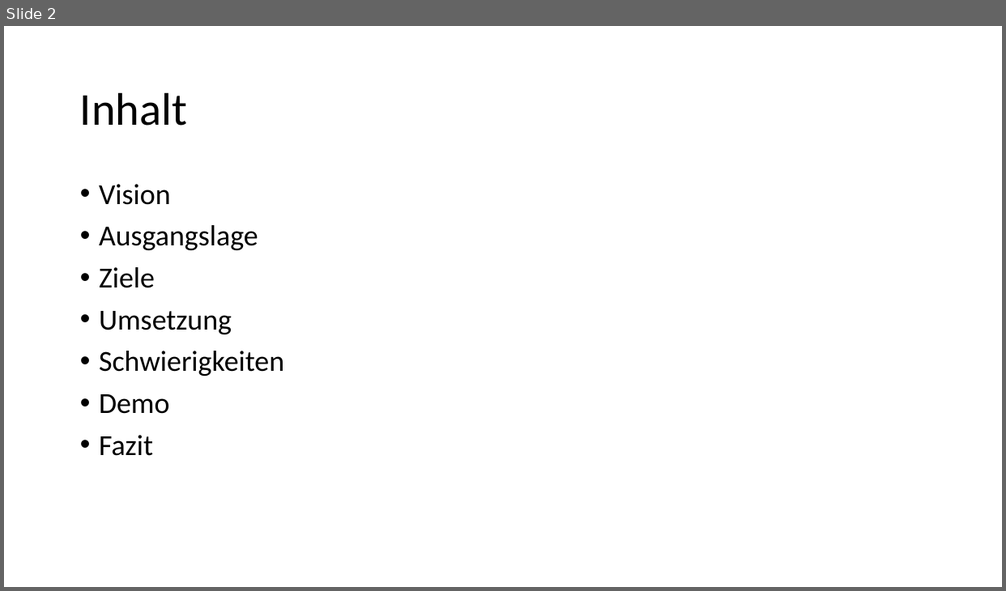
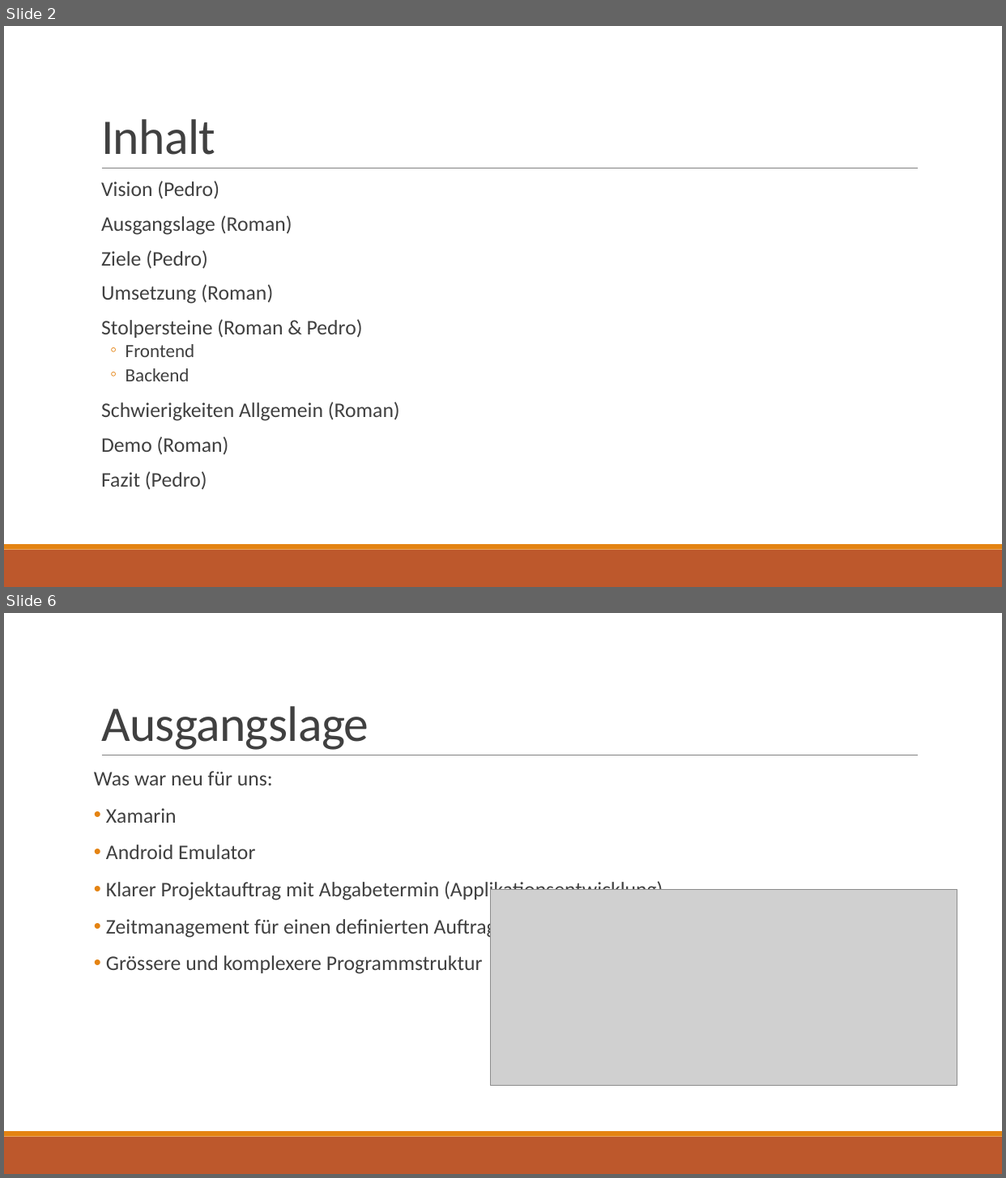
Before and after one commit to HolzbaumStudios/CookBook, a slide deck: Docs/Präsentation_Kochbuch.pptx. Shown one above the other, each under a label of ours: slide 2 before the commit, slides 2 and 6 after it; the slides between them are not shown. The pictures are 1006x591 and 1006x1178 pixels, drawn with LibreOffice and Linux fonts; fonts in the diff are those of the drawing; grey boxes stand for pictures. Boxes give left, top, right and bottom in pixels: in the first picture for what was removed or moved away, otherwise in the second. Text is boxed around its words. In the diff, an @@ line names an element or a change of style, - is before the commit and + after.

Commit message:
Praesentation
+ Teil Roman Präsi

```diff
--- a/Docs/Präsentation_Kochbuch.pptx
+++ b/Docs/Präsentation_Kochbuch.pptx
@@ slide 6 added at (4,613,1002,1174), background #FFFFFF; not listed: 3 template elements that a slide beside it also shows @@
@@ title added at (101,706,368,750), 48 pt, text #404040 @@
+Ausgangslage
@@ text added at (94,771,663,974), 20 pt, text #404040 @@
+Was war neu für uns:
+• Xamarin
+• Android Emulator
+• Klarer Projektauftrag mit Abgabetermin (Applikationsentwicklung)
+• Zeitmanagement für einen definierten Auftrag
+• Grössere und komplexere Programmstruktur
@@ picture added at (491,890,957,1086) @@
@@ slide 2 changed as well @@
@@ title "Inhalt": place and size @@
-title "Inhalt" at (80,92,187,126)
+title "Inhalt" at (101,119,215,155)
@@ title "Inhalt" at (101,119,215,155): size 44 to 48 pt, text colour #000000 to #404040, letter spacing 0 to -0.5 pt; line spacing 0.9 to 0.85; vertical alignment middle to bottom @@
@@ line added from (102, 169) to (918, 169), #808080 0.5 pt @@
@@ text at (101,181,400,490): text changed; size 28 to 20 pt; text colour #000000 to #404040 @@
-• Vision
-• Ausgangslage
-• Ziele
-• Umsetzung
-• Schwierigkeiten
-• Demo
-• Fazit
+  Vision (Pedro)
+  Ausgangslage (Roman)
+  Ziele (Pedro)
+  Umsetzung (Roman)
+  Stolpersteine (Roman & Pedro)
+  ◦ Frontend
+  ◦ Backend
+  Schwierigkeiten Allgemein (Roman)
+  Demo (Roman)
+  Fazit (Pedro)
@@ rectangle added at (4,550,1002,587), fill #BD582C @@
@@ rectangle added at (4,544,1002,550), fill #E48312 @@
```
Also in this commit, not shown: 1 other slide changed, 12 other slides added, 2 other files.
